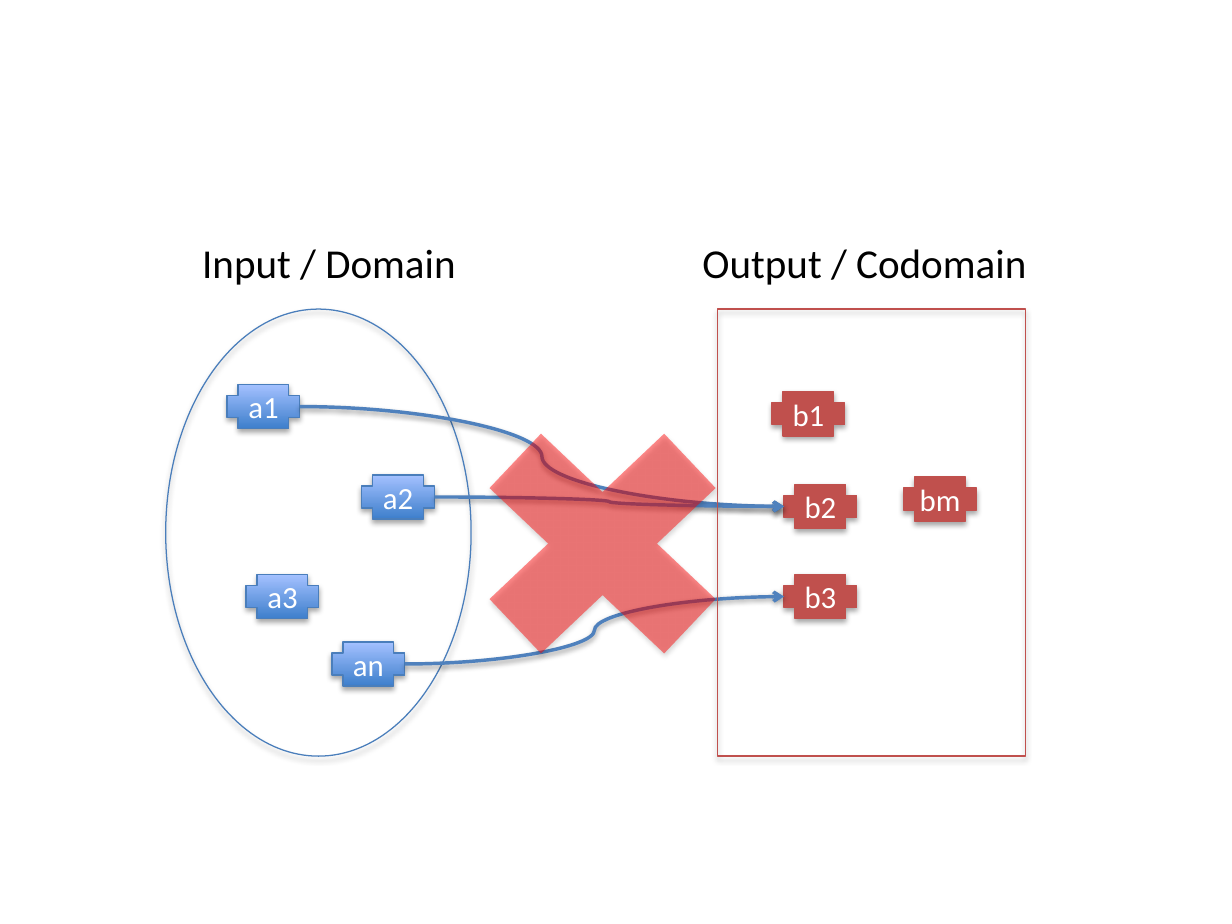
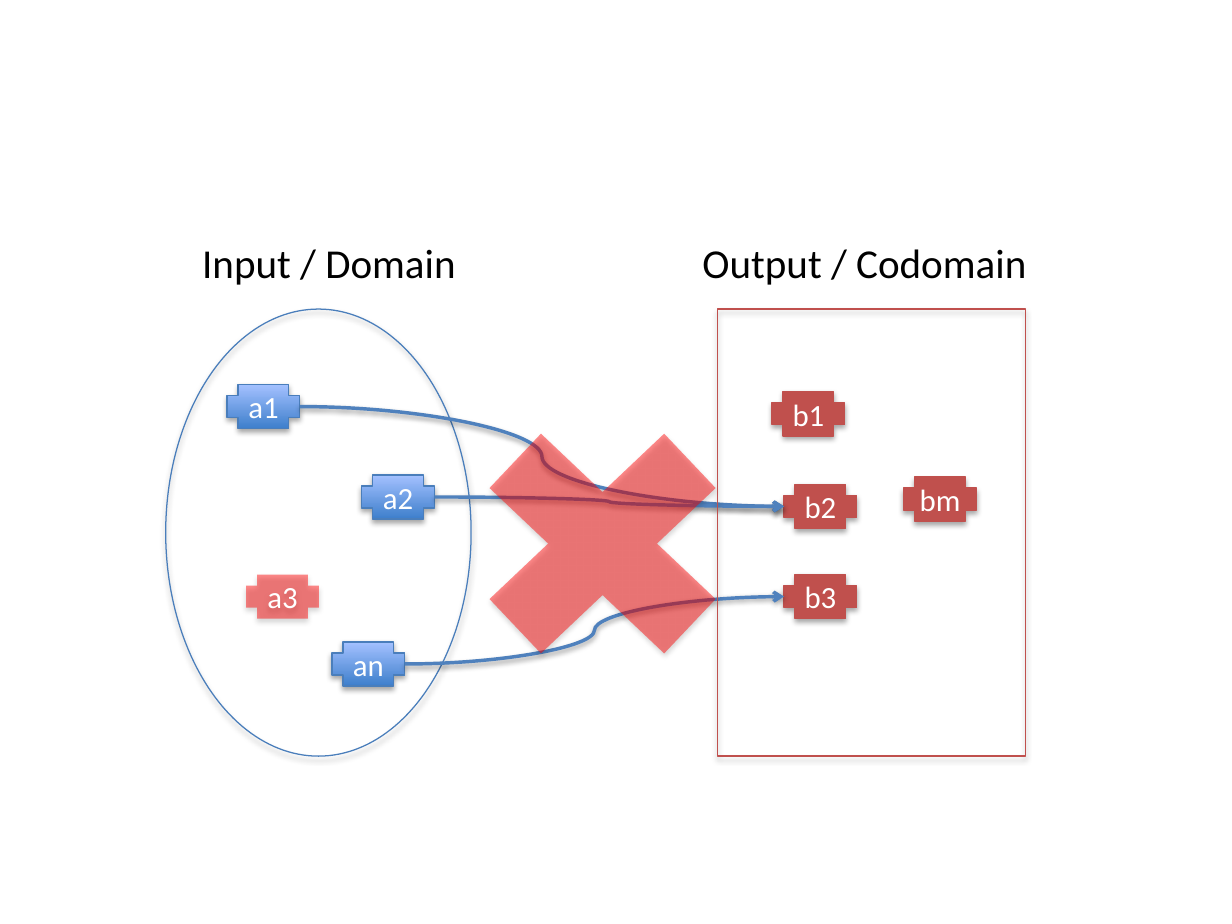
Before and after one commit to fp-tower/foundations, a slide deck: slide 19 of Diagrams.pptx. Drawn at 1232x924 pixels with LibreOffice and Linux fonts; fonts in the diff are those of the drawing. Boxes give left, top, right and bottom in pixels: in the first picture for what was removed or moved away, otherwise in the second. Text is boxed around its words. In the diff, an @@ line names an element or a change of style, - is before the commit and + after.

```diff
--- a/Diagrams.pptx
+++ b/Diagrams.pptx
@@ plus "a3" at (246, 574, 319, 618): fill gradient #3F80CE to #A4C4FF to #FF0000 at 46% opacity; outline #4B7EBC 0.75 pt to none @@
```
Also in this commit, not shown: 1 other slide changed, 2 slides added, 3 other files.
